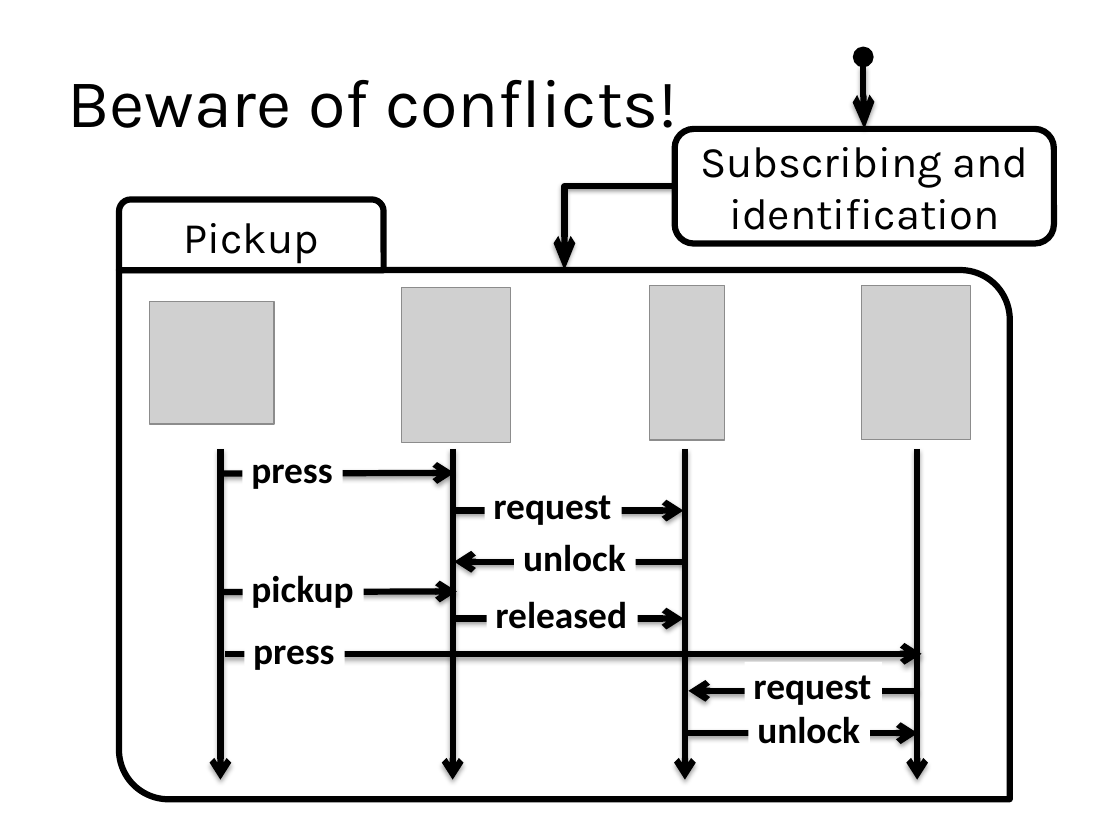
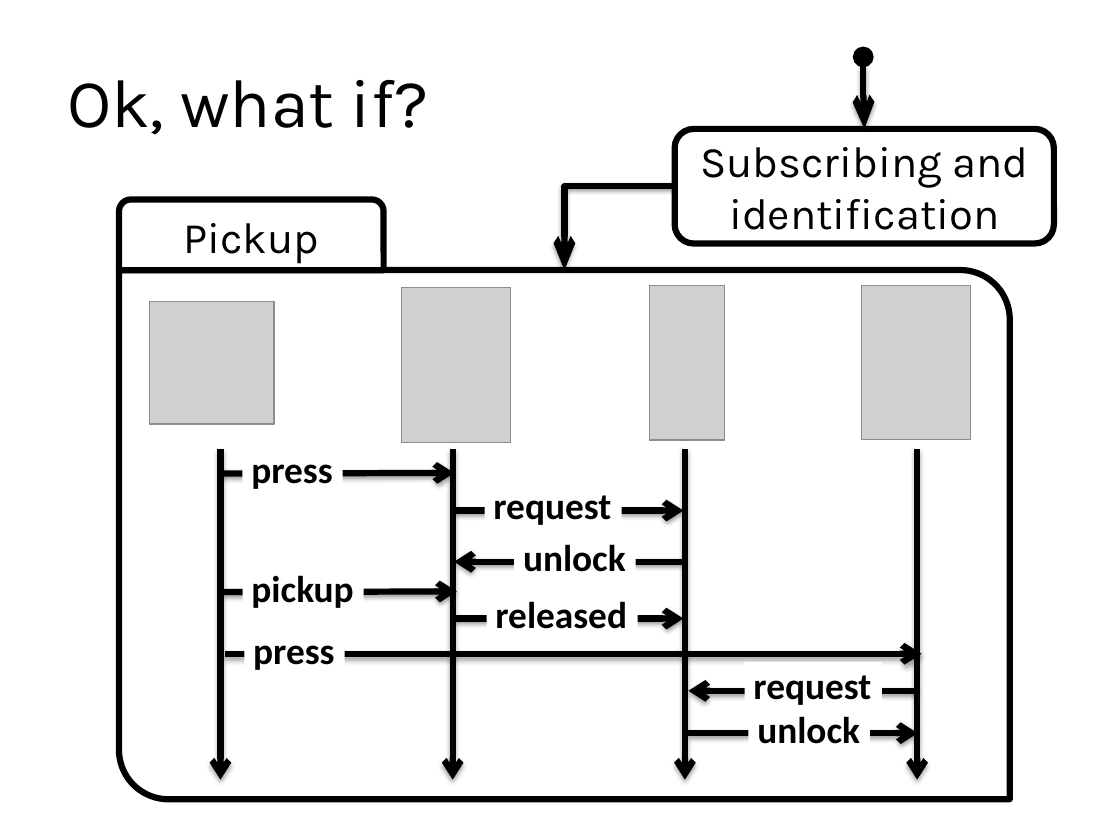
Before and after one commit to blambeau/phd, a slide deck: slide 65 of public-defense/slides.pptx (slide 66 before the commit). Drawn at 1120x840 pixels with LibreOffice and Linux fonts; fonts in the diff are those of the drawing; grey boxes stand for pictures. Boxes give left, top, right and bottom in pixels: in the first picture for what was removed or moved away, otherwise in the second. Text is boxed around its words. In the diff, an @@ line names an element or a change of style, - is before the commit and + after.

```diff
--- a/public-defense/slides.pptx
+++ b/public-defense/slides.pptx
@@ title at (x1=67, y1=80, x2=429, y2=135): text changed @@
-Beware of conflicts!
+Ok, what if?
```
Also in this commit, not shown: 5 other slides changed, 2 slides added, 2 slides removed.
